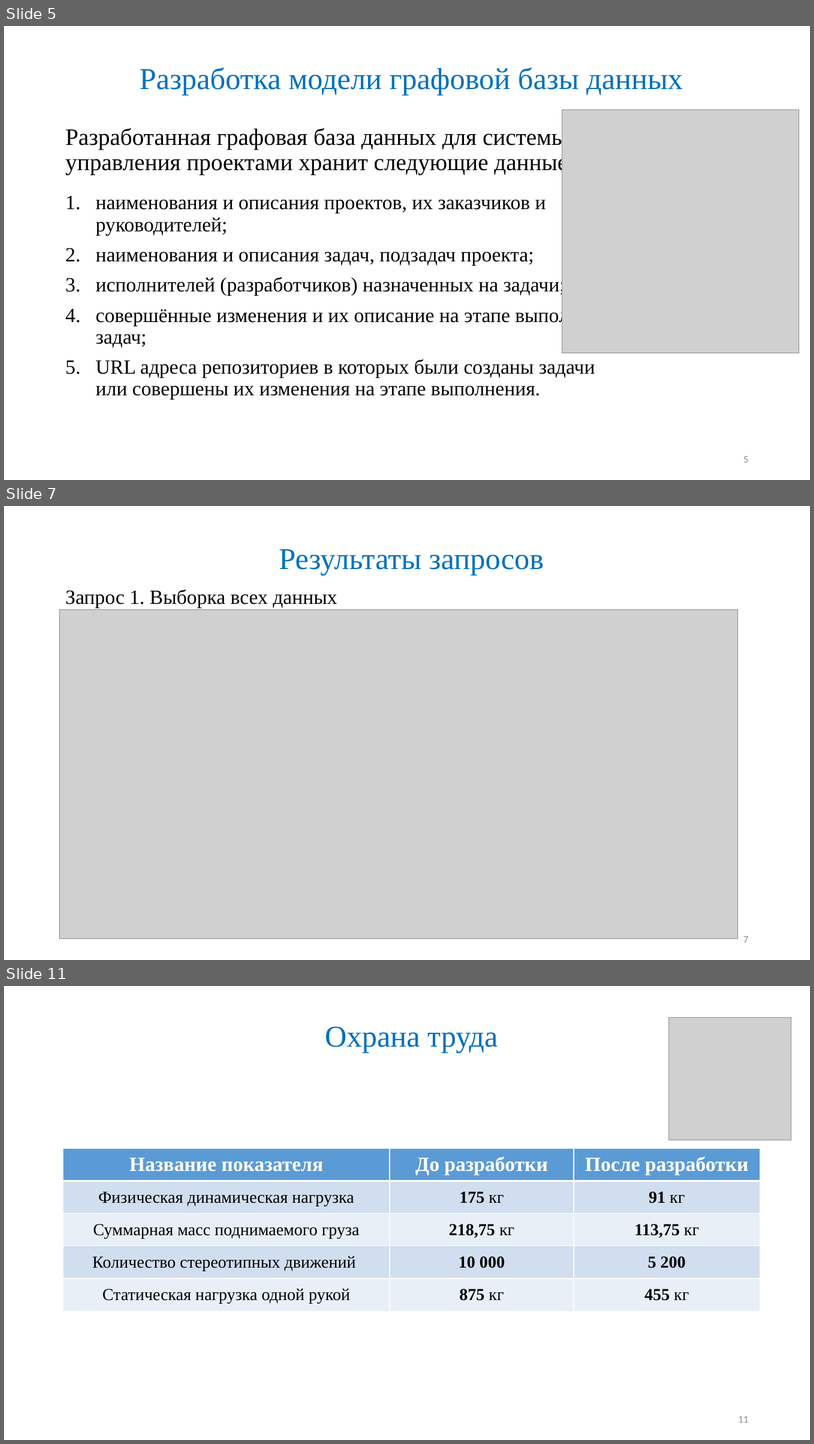
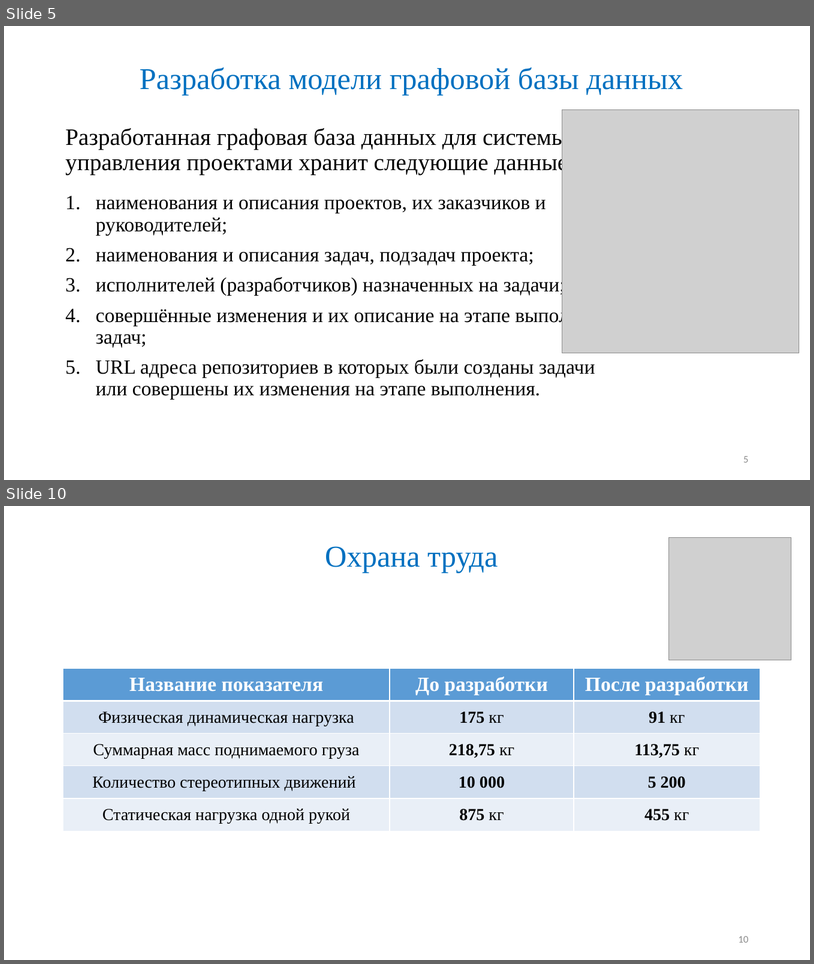
Before and after one commit to Maglus/-2017, a slide deck: Презентация ВКР2017.pptx. Shown one above the other, each under a label of ours: slides 5, 7 and 11 before the commit, slides 5 and 10 after it; the slides between them are not shown. The pictures are 814x1444 and 814x964 pixels, drawn with LibreOffice and Linux fonts; fonts in the diff are those of the drawing; grey boxes stand for pictures. Boxes give left, top, right and bottom in pixels: in the first picture for what was removed or moved away, otherwise in the second. Text is boxed around its words. In the diff, an @@ line names an element or a change of style, - is before the commit and + after.

```diff
--- a/Презентация ВКР2017.pptx
+++ b/Презентация ВКР2017.pptx
@@ slide 7 removed at [4,506,810,960], background #FFFFFF @@
@@ title removed at [279,549,545,576] @@
-Результаты запросов
@@ text removed at [65,589,337,608] @@
-Запрос 1. Выборка всех данных
@@ picture removed at [60,609,738,939] @@
@@ page number removed at [744,936,749,942] @@
-7
@@ what was slide 11 is now slide 10 @@
@@ page number at [738,936,749,942]: text changed @@
-11
+10
```
Also in this commit, not shown: 6 slides changed, 1 slide added.
